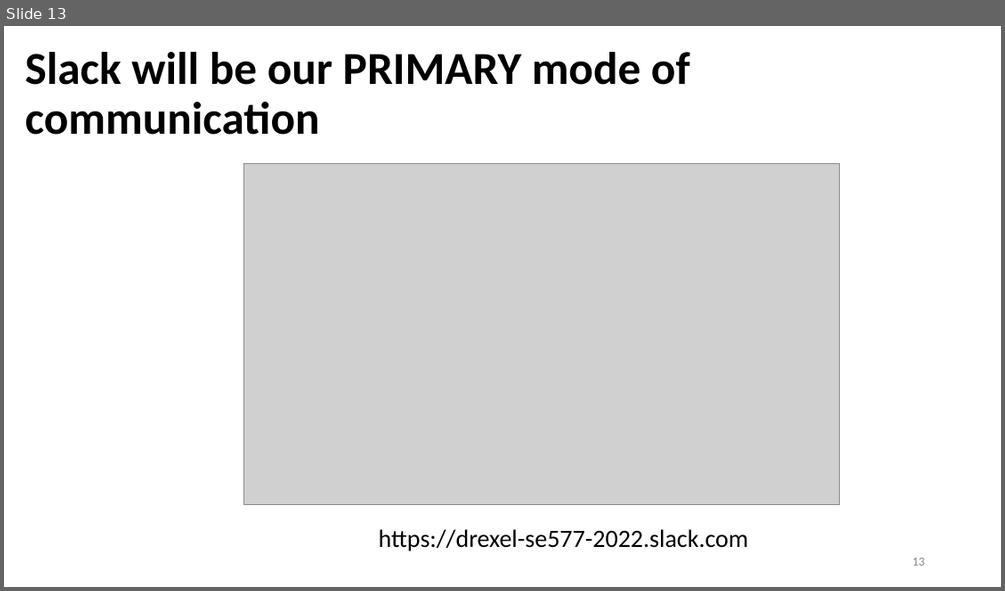
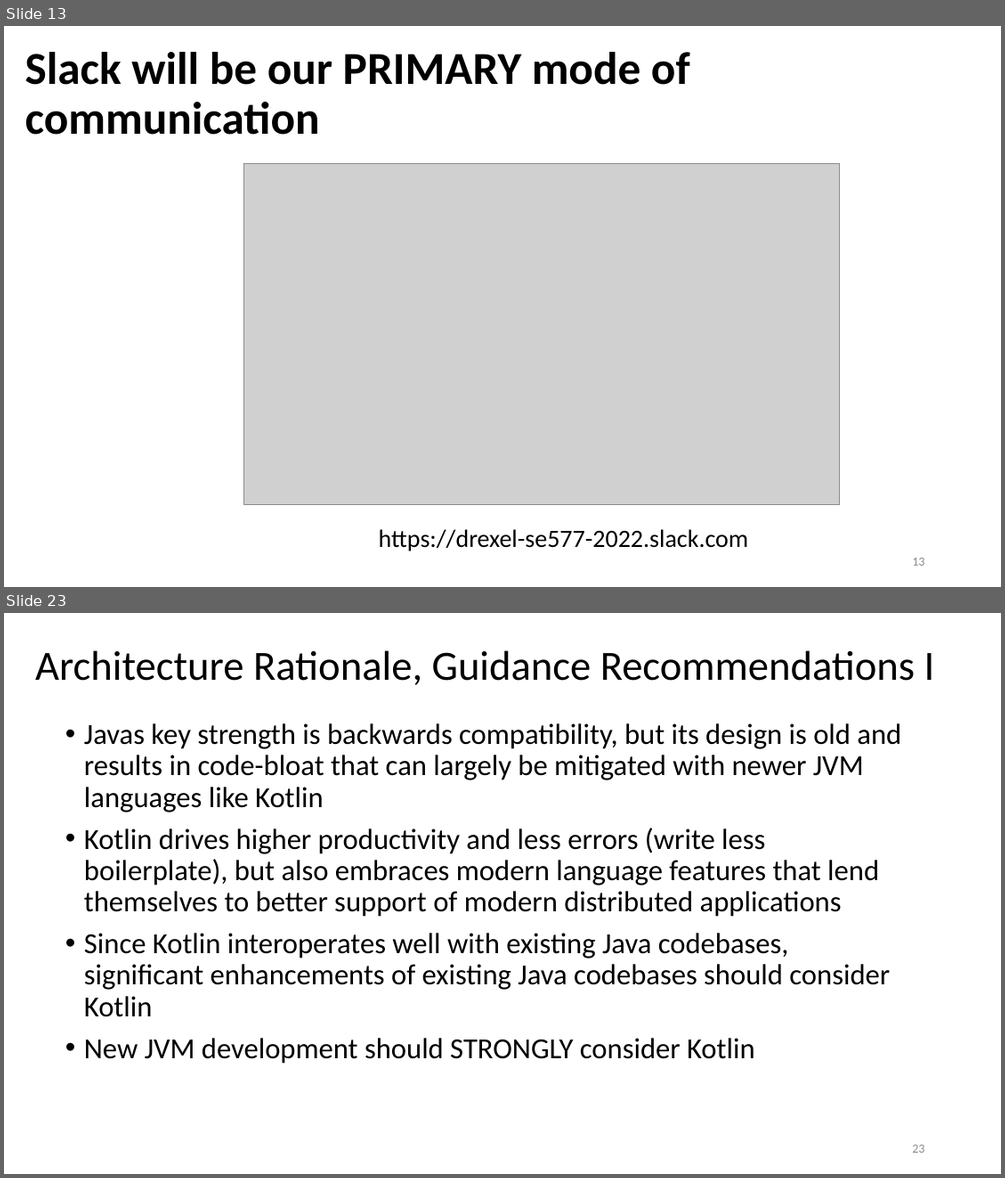
Before and after one commit to ArchitectingSoftware/SE577-SoftwareArchitecture, a slide deck: lectures/Week 1 - Course Overview.pptx. Shown one above the other, each under a label of ours: slide 13 before the commit, slides 13 and 23 after it; the slides between them are not shown. The pictures are 1005x591 and 1005x1178 pixels, drawn with LibreOffice and Linux fonts; fonts in the diff are those of the drawing; grey boxes stand for pictures. Boxes give left, top, right and bottom in pixels: in the first picture for what was removed or moved away, otherwise in the second. Text is boxed around its words. In the diff, an @@ line names an element or a change of style, - is before the commit and + after.

```diff
--- a/lectures/Week 1 - Course Overview.pptx
+++ b/lectures/Week 1 - Course Overview.pptx
@@ slide 23 added at (4, 613, 1001, 1174), background #FFFFFF @@
@@ title added at (35, 650, 935, 685), 40 pt, text #000000 @@
+Architecture Rationale, Guidance Recommendations I
@@ text added at (84, 723, 901, 1063), 28 pt, text #000000 @@
+• Javas key strength is backwards compatibility, but its design is old and results in code-bloat that can largely be mitigated with newer JVM languages like Kotlin
+• Kotlin drives higher productivity and less errors (write less boilerplate), but also embraces modern language features that lend themselves to better support of modern distributed applications
+• Since Kotlin interoperates well with existing Java codebases, significant enhancements of existing Java codebases should consider Kotlin
+• New JVM development should STRONGLY consider Kotlin
@@ page number added at (912, 1144, 924, 1152), 12 pt, text #8C8C8C @@
+23
```
Also in this commit, not shown: 1 slide changed, 9 other slides added, 4 other files.
